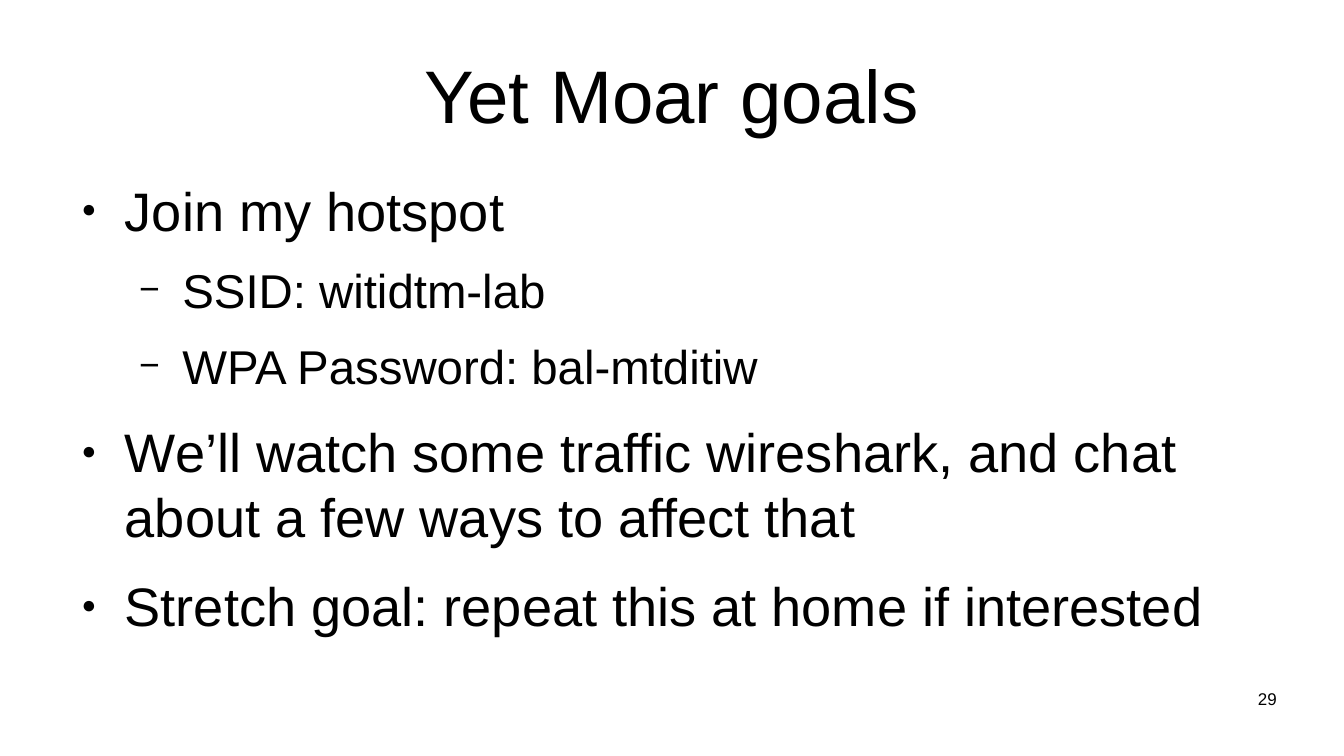
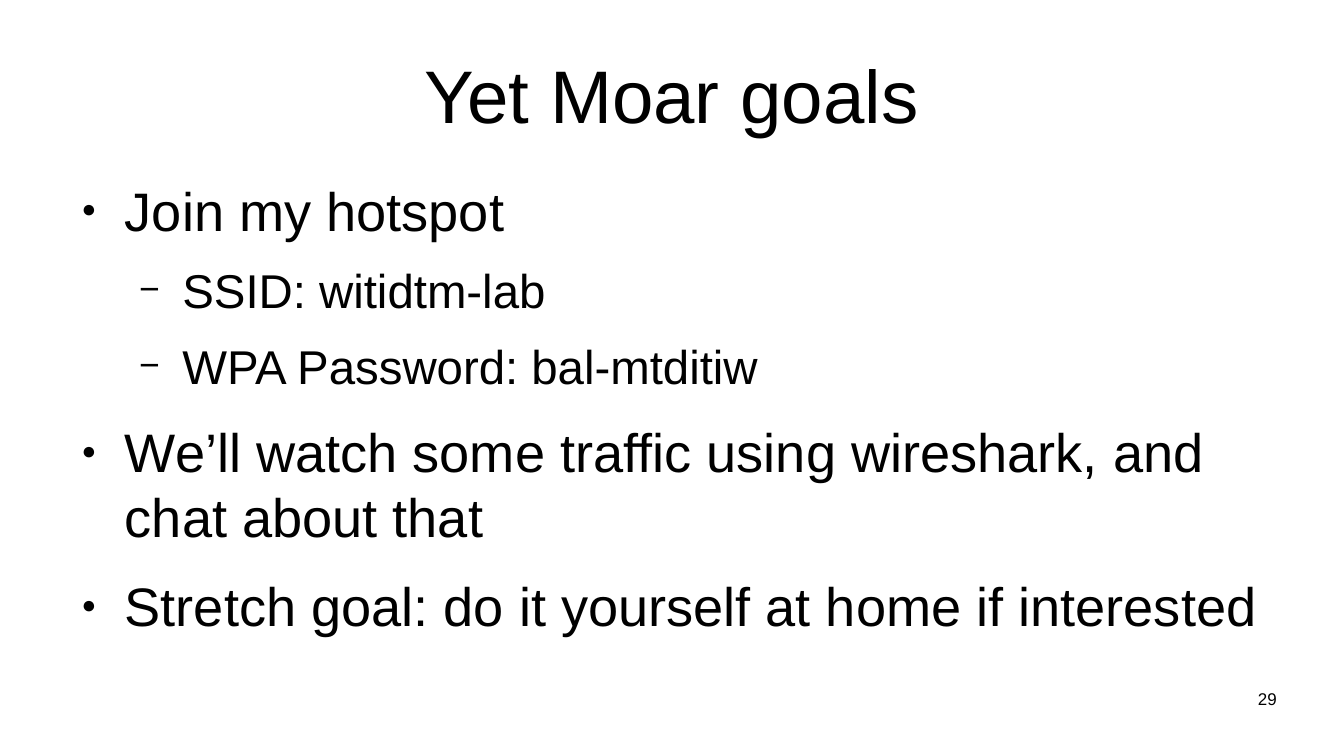
Before and after one commit to sftcd/witidtm, a slide deck: slide 29 of lectures/2022-2023/labs.odp. Drawn at 1344x756 pixels with LibreOffice and Linux fonts; fonts in the diff are those of the drawing. Boxes give left, top, right and bottom in pixels: in the first picture for what was removed or moved away, otherwise in the second. Text is boxed around its words. In the diff, an @@ line names an element or a change of style, - is before the commit and + after.

```diff
--- a/lectures/2022-2023/labs.odp
+++ b/lectures/2022-2023/labs.odp
@@ text at bbox=[125, 432, 1257, 635]: text changed @@
-● We’ll watch some traffic wireshark, and chat about a few ways to affect that
-● Stretch goal: repeat this at home if interested
+● We’ll watch some traffic using wireshark, and chat about that
+● Stretch goal: do it yourself at home if interested
```
Also in this commit, not shown: 6 other slides changed, 1 slide added, 1 other file.
